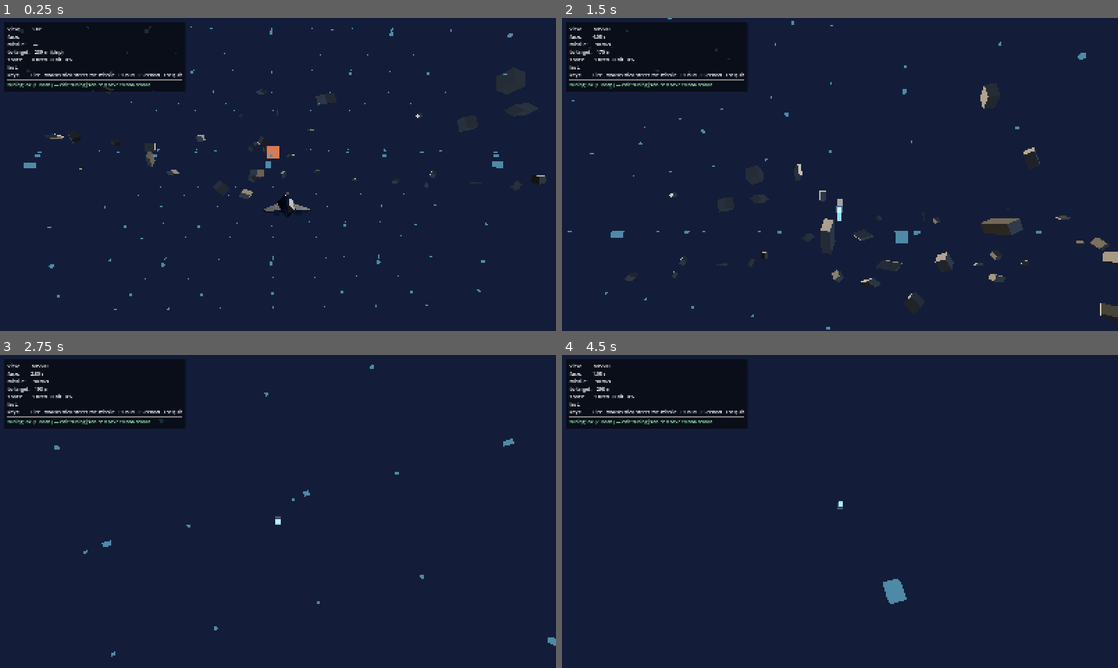
Above: before the commit, frames 1-4 (two rows, left to right).
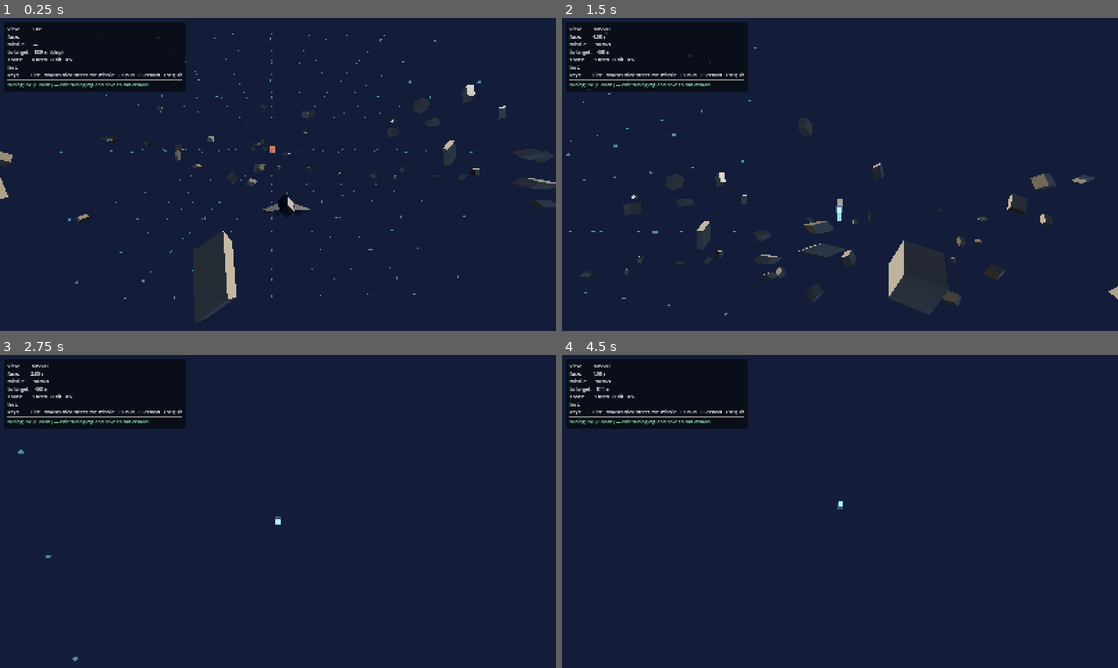
Above: after the commit, the same moments.

Repository: siegfried-martin/TerminalGuidance
Game: Godot game, scene res://scenes/arena.tscn
Same seed, same stepped clock (60 frames per second), same inputs: the game is played once before the commit and once after it.
Inputs (mouse positions are in pixels of both pictures, inside the frame that each line leads up to):
- Up to frame 1 (0.25 s): no input
- Up to frame 2 (1.5 s): move the mouse to (962, 158) at 0.52 s; hold Right (missile_right) 0.53-1.28 s; hold Space (fire) 0.53-1.28 s; click (962, 158) at 0.67 s; move the mouse to (812, 174) at 1.27 s; hold Up (missile_up) from 1.28 s (still down); tap S (cam_back) at 1.35 s; click (812, 174) at 1.42 s
- Up to frame 3 (2.75 s): keep holding Up (missile_up); tap Space (fire) at 1.55, 2.3 s; move the mouse to (289, 505) at 2.02 s; hold Shift (cam_boost) from 2.03 s (still down); click (289, 505) at 2.17 s
- Up to frame 4 (4.5 s): keep holding Up (missile_up); move the mouse to (834, 517) at 2.77 s; release Shift (cam_boost) at 2.78 s; tap Q (cam_down) at 2.85 s; click (834, 517) at 2.92 s; tap Space (fire) at 3.05 s; move the mouse to (878, 514) at 3.52 s; hold Space (fire) 3.53-4.28 s; tap W (cam_forward) at 3.6 s; click (878, 514) at 3.67 s; tap F5 (debug_reload_tuning) at 4.15 s; move the mouse to (795, 508) at 4.27 s; tap A (cam_left) at 4.35 s; click (795, 508) at 4.42 s

The runs differ from the first frame. In frame 1, 2.4% of the frame differs, in the area x 0-100%, y 2-97%; in frame 2, 3.3%, in the area x 0-100%, y 0-100%; in frame 3, 0.3%; in frame 4, 0.3%.

Commit message:
Tuning file becomes a ConfigFile so every value carries a comment
tuning.json -> tuning.cfg, parsed by Godot's built-in ConfigFile. Comments start
with ';' and sit at the end of the value line, so a section still fits on screen
— tuning is comparative, and scrolling between base_speed, turn_rate and
fuse_seconds to read what they mean breaks the comparison.

Section names map onto the existing lookup paths, so no call site changed:
Tuning.num("ship/arc_speed") reads key arc_speed from [ship].

Verified against the engine rather than assumed:
- ';' inline comments parse; '#' does NOT — it is swallowed into the next key and
  corrupts the file with no obvious error. make check now fails on any '#' that
  is outside a quoted string, because the failure is otherwise silent (the proof:
  a stray '#' on the arc_speed line made ship/standoff_distance vanish).
- Semicolons inside quoted strings are safe.
- Vector3(x, y, z) is a real literal now, not a three-element array.
- Colours stay hex strings. ConfigFile's Color() wants four float components,
  which is not a form anyone wants to hand-edit.
- A truncated value mid-save returns error 43, which the loader treats as "keep
  the previous values" — confirmed live by editing the file under a running
  instance and watching it hold, then recover on the next valid save.

Chose ConfigFile over stripping comments out of JSON before parsing: that is a
parser we would then own, reporting errors against line numbers that no longer
match the file.

ADR 0033 records the format. ADR 0026 is untouched apart from a pointer note —
the decision there (one hot-reloading file, no defaults on the getters) is
unchanged; only the serialisation is.

Carries forward the standoff_distance 540 and mouse_sensitivity 0.20 values from
the live tuning session rather than reverting them to the committed defaults.

Co-Authored-By: Claude Opus 5 <noreply@anthropic.com>
Claude-Session: https://claude.ai/code/session_019cuQQCjeCs6uUkR5mGqxxa

Diff:
--- a/scripts/autoload/tuning.gd
+++ b/scripts/autoload/tuning.gd
@@ -1,5 +1,5 @@
 extends Node
-## Loads `tuning.json` and hot-reloads it whenever the file changes on disk.
+## Loads `tuning.cfg` and hot-reloads it whenever the file changes on disk.
 ##
 ## The feel-parameter law (see CLAUDE.md): no gameplay-feel constant may appear
 ## in code. Read every feel value through this singleton, at the point of use.
@@ -10,11 +10,11 @@
 
 signal reloaded
 
-const PATH := "res://tuning.json"
+const PATH := "res://tuning.cfg"
 ## Infrastructure constant, not a feel value: how often the file is stat'd.
 const POLL_INTERVAL_SEC := 0.25
 
-var _data: Dictionary = {}
+var _config := ConfigFile.new()
 var _missing: Dictionary = {}
 var _last_mtime: int = 0
 var _poll_accum: float = 0.0
@@ -41,18 +41,15 @@
 ## Re-read the file. Safe to call at any time; bound to F5 as well as the poll.
 func reload() -> void:
 	var mtime := FileAccess.get_modified_time(PATH)
-	var text := FileAccess.get_file_as_string(PATH)
-	if text.is_empty():
-		_fail("cannot read %s (error %d)" % [PATH, FileAccess.get_open_error()])
-		return
-	var parsed: Variant = JSON.parse_string(text)
-	if typeof(parsed) != TYPE_DICTIONARY:
-		# Keep the previous values. A half-written file mid-save must not wipe
-		# tuning out from under a running session.
-		_fail("%s is not valid JSON; keeping previous values" % PATH)
+	# Parse into a throwaway first. A half-written file mid-save must not wipe
+	# tuning out from under a running session.
+	var candidate := ConfigFile.new()
+	var err := candidate.load(PATH)
+	if err != OK:
+		_fail("%s failed to parse (error %d); keeping previous values" % [PATH, err])
 		_last_mtime = mtime
 		return
-	_data = parsed as Dictionary
+	_config = candidate
 	_last_mtime = mtime
 	_load_error = ""
 	_missing.clear()
@@ -90,21 +87,24 @@
 	return String(v) if typeof(v) == TYPE_STRING else ""
 
 
-## Reads "#rrggbb" / "#rrggbbaa" / a named color.
+## Reads a hex string: "#rrggbb" or "#rrggbbaa".
+##
+## Colours stay strings rather than ConfigFile's Color() literal, which needs four
+## float components — "#c9ccd2" is the form a human can read and edit.
 func color(path: String) -> Color:
-	var s := text(path)
-	if s.is_empty():
+	var value := text(path)
+	if value.is_empty():
 		return Color.MAGENTA  # loud on purpose
-	return Color(s)
+	return Color(value)
 
 
-## Reads a 3-element array [x, y, z].
+## Reads a Vector3(x, y, z) literal.
 func vec3(path: String) -> Vector3:
 	var v: Variant = _lookup(path)
-	if typeof(v) == TYPE_ARRAY and (v as Array).size() == 3:
-		var a := v as Array
-		return Vector3(float(a[0]), float(a[1]), float(a[2]))
-	_note_missing(path, "expected [x, y, z]")
+	if typeof(v) == TYPE_VECTOR3:
+		return v as Vector3
+	if v != null:
+		_note_missing(path, "expected Vector3(x, y, z), got %s" % type_string(typeof(v)))
 	return Vector3.ZERO
 
 
@@ -139,16 +139,16 @@
 	return v
 
 
+## `path` is "section/key". A key may itself contain slashes — only the first
+## segment is the section — so "camera/ship/follow_distance" would look up key
+## "ship/follow_distance" in section [camera] if the file were ever nested deeper.
 func _lookup_quiet(path: String) -> Variant:
-	var node: Variant = _data
-	for part in path.split("/", false):
-		if typeof(node) != TYPE_DICTIONARY:
-			return null
-		var d := node as Dictionary
-		if not d.has(part):
-			return null
-		node = d[part]
-	return node
+	var split := path.split("/", false, 1)
+	if split.size() != 2:
+		return null
+	if not _config.has_section_key(split[0], split[1]):
+		return null
+	return _config.get_value(split[0], split[1])
 
 
 func _note_missing(path: String, why: String) -> void:
--- a/scripts/debug/debug_hud.gd
+++ b/scripts/debug/debug_hud.gd
@@ -87,7 +87,7 @@
 		_status.text = "tuning: MISSING KEYS — " + ", ".join(missing)
 		_status.add_theme_color_override("font_color", _MISSING_COLOR)
 	else:
-		_status.text = "tuning: ok (%d loads) — edit tuning.json and save to hot-reload" % Tuning.reload_count()
+		_status.text = "tuning: ok (%d loads) — edit tuning.cfg and save to hot-reload" % Tuning.reload_count()
 		_status.add_theme_color_override("font_color", _OK_COLOR)
 
 
--- a/scripts/debug/free_camera.gd
+++ b/scripts/debug/free_camera.gd
@@ -5,7 +5,7 @@
 ##
 ## This is a debug tool, not the game's camera and not a flight model. The
 ## mothership and missile cameras in the POC are separate and will not inherit
-## from this. Its speeds still come from tuning.json, because anything the
+## from this. Its speeds still come from tuning.cfg, because anything the
 ## developer will want to nudge while looking at the screen belongs there.
 
 var _yaw: float = 0.0
--- a/scripts/sandbox/sandbox.gd
+++ b/scripts/sandbox/sandbox.gd
@@ -1,6 +1,6 @@
 extends Node3D
 ## The sandbox scene. Everything visible here is constructed in code from
-## tuning.json — the .tscn is an empty shell holding this script and nothing
+## tuning.cfg — the .tscn is an empty shell holding this script and nothing
 ## else. That is the project's scene policy: the editor is a viewer, and a
 ## scene diff should never be the place a design decision hides.
 ##
--- a/scripts/view/chase_camera.gd
+++ b/scripts/view/chase_camera.gd
@@ -4,7 +4,7 @@
 ## the missile view; the difference between them is entirely tuning values.
 ##
 ## Follow lag is the single most feel-critical value in the file and therefore
-## lives in tuning.json like everything else. The camera reads its own numbers
+## lives in tuning.cfg like everything else. The camera reads its own numbers
 ## through a key prefix so one class can serve both views.
 
 var subject: Node3D
--- a/tools/tests/test_runner.gd
+++ b/tools/tests/test_runner.gd
@@ -14,7 +14,7 @@
 const GODOT3_DENYLIST := "res://tools/tests/godot3_denylist.json"
 
 ## Tuning keys the sandbox needs. Keeping the list here means a rename in
-## tuning.json fails the build instead of silently zeroing a feel value.
+## tuning.cfg fails the build instead of silently zeroing a feel value.
 const REQUIRED_TUNING_KEYS: Array[String] = [
 	"missile/base_speed", "missile/turn_rate_deg_per_sec", "missile/fuse_seconds",
 	"missile/velocity_inheritance",
@@ -59,6 +59,7 @@
 func _ready() -> void:
 	print("── missile rider: headless checks ──")
 	_test_tuning()
+	_test_tuning_file_hygiene()
 	_test_bindings()
 	_test_scripts_compile()
 	_test_no_godot3_api()
@@ -77,9 +78,36 @@
 # --- checks ------------------------------------------------------------------
 
 func _test_tuning() -> void:
-	_expect(Tuning.load_error().is_empty(), "tuning.json parses", Tuning.load_error())
+	_expect(Tuning.load_error().is_empty(), "tuning.cfg parses", Tuning.load_error())
 	for key in REQUIRED_TUNING_KEYS:
-		_expect(Tuning.has(key), "tuning key present: " + key, "missing from tuning.json")
+		_expect(Tuning.has(key), "tuning key present: " + key, "missing from tuning.cfg")
+
+
+## `#` is not a comment character in a ConfigFile — it is parsed into the next key
+## and corrupts the file with no obvious error (ADR 0033). It is legitimate inside
+## a quoted string, which is how hex colours are written. Catch the other case.
+func _test_tuning_file_hygiene() -> void:
+	var lines := FileAccess.get_file_as_string(Tuning.PATH).split("\n")
+	var offenders: PackedStringArray = []
+	for i in lines.size():
+		var outside := _outside_quotes(lines[i])
+		var comment_at := outside.find(";")
+		if comment_at >= 0:
+			outside = outside.substr(0, comment_at)
+		if outside.contains("#"):
+			offenders.append("line %d: %s" % [i + 1, lines[i].strip_edges()])
+	_expect(offenders.is_empty(),
+		"tuning.cfg uses ';' for comments, never '#'", ", ".join(offenders))
+
+
+## Everything on the line that is not inside double quotes.
+func _outside_quotes(line: String) -> String:
+	var parts := line.split("\"")
+	var out := ""
+	for i in parts.size():
+		if i % 2 == 0:
+			out += parts[i]
+	return out
 
 
 func _test_bindings() -> void:
--- /dev/null
+++ b/tuning.cfg
@@ -0,0 +1,141 @@
+; ─────────────────────────────────────────────────────────────────────────────
+;  MISSILE RIDER — TUNING
+;
+;  Every gameplay-feel value in the game lives here and nowhere else. Save this
+;  file and a running game picks it up immediately; no restart, no rebuild.
+;
+;  Comments start with ';' and may sit at the end of a value line. '#' is NOT a
+;  comment character here — it gets parsed into the next key and breaks the file.
+;
+;  Types are Godot literals: 90.0 float, 100 int, "text" string, Vector3(x, y, z).
+;  Colours are hex strings.
+;
+;  Nothing here is a decision. These are starting positions for a tuning session.
+;  See CLAUDE.md (feel-parameter law), ADR 0026, ADR 0033.
+; ─────────────────────────────────────────────────────────────────────────────
+
+
+; The missile is the game. Speed against turn rate IS the handling model, and the
+; fuse is the range limit that makes every shot a wager (ADR 0002).
+[missile]
+
+base_speed = 90.0                  ; m/s. Faster is strictly better and harder to fly
+turn_rate_deg_per_sec = 100.0      ; hard cap on turn, whatever the input device asks for
+fuse_seconds = 5.0                 ; flight time before it detonates itself = effective range
+velocity_inheritance = 0.0         ; 0 = arcade, 1 = full ship velocity carried into launch
+
+; Gray-box body. Only reason it exists is so the chase cam has something to sit behind.
+body_length = 2.6                  ; m
+body_width = 0.5                   ; m
+body_color = "#c9ccd2"
+exhaust_length = 2.4               ; m, drawn behind the body
+exhaust_color = "#5ea8ff"
+
+; Detonation marker. Keep end_radius under camera/missile_follow_distance or the
+; camera ends up inside the flash and the screen washes out.
+flash_start_radius = 1.5           ; m
+flash_end_radius = 9.0             ; m
+flash_seconds = 0.45               ; how long it expands and fades
+flash_color = "#ffd9a0"            ; on a hit
+flash_color_dud = "#6b7d92"        ; on a fuse expiry
+
+
+; The mothership under its one autopilot behaviour: a slow arc at standoff with
+; the nose held on the target. Not a flight model, not an AI (ADR 0013).
+[ship]
+
+arc_speed = 14.0                   ; m/s along the arc. Drives how much launch geometry varies
+standoff_distance = 540.0          ; m the autopilot holds. Compare against missile reach!
+muzzle_offset = 6.0                ; m ahead of the ship that a missile appears
+hull_scale = 2.0
+hull_tint = "#8f9aa6"
+metallic = 0.12                    ; keep low: an empty environment gives metal nothing to reflect
+roughness = 0.55
+
+
+; One dumb target. Drifts, turns at its patrol bounds, and nothing else — return
+; fire and blockers are POC steps 7 and 8.
+[enemy]
+
+radius = 9.0                       ; m. This is the hit sphere, not just the art size
+drift_speed = 6.0                  ; m/s
+spin_deg_per_sec = 6.0             ; cosmetic, makes it read as an object not a decal
+patrol_half_extent = 120.0         ; m from arena centre before it turns around
+hull_color = "#c2603f"
+hull_emission = 0.9                ; high on purpose: it has to be findable at standoff range
+
+
+[camera]
+
+fov_base = 70.0                    ; degrees
+return_delay_sec = 0.7             ; how long the detonation is watched before cutting back
+missile_view_mode = "cut"          ; "cut" is the only mode implemented; PiP is POC step 9
+
+; Ship view. Distance and height are relative to the ship's own axes.
+ship_follow_distance = 26.0        ; m behind
+ship_follow_height = 7.0           ; m above
+ship_follow_lag = 6.0              ; higher = snappier, lower = floatier
+ship_look_ahead = 30.0             ; m ahead of the ship that the camera aims at
+
+; Missile view. This is the feel-critical one — the 8 seconds happen here.
+missile_follow_distance = 14.0     ; m behind
+missile_follow_height = 2.8        ; m above. Puts the missile low in frame, target above it
+missile_follow_lag = 14.0          ; snappier than the ship cam; lag reads as sloppy at speed
+missile_look_ahead = 26.0          ; m ahead. Lower = missile more centred, less of the approach
+
+; Debug fly-cam, sandbox scene only. Not the game's camera.
+free_move_speed = 14.0             ; m/s
+free_boost_multiplier = 4.0        ; while Shift is held
+free_look_sensitivity = 0.18       ; degrees per pixel
+free_move_smoothing = 12.0
+start_position = Vector3(8.0, 3.2, -9.5)
+start_look_at = Vector3(0.0, 0.0, 0.0)
+
+
+; Both devices are capped by missile/turn_rate_deg_per_sec, so neither can ask for
+; a turn the other cannot.
+[controls]
+
+mouse_sensitivity = 0.20           ; degrees of turn per pixel of mouse movement
+stick_sensitivity = 1.0            ; multiplier on the stick's share of the turn rate
+deadzone = 0.15                    ; rescaled past the edge, so first input is not a step
+
+
+[arena]
+
+; Marker lattice: near-field speed reference. Count is per axis, so 7 means 7³.
+marker_spacing = 90.0              ; m between markers
+marker_count_per_axis = 7          ; 7³ = 343 markers, one draw call
+marker_size = 2.2                  ; m
+marker_color = "#3f6c84"
+
+background_color = "#05070c"
+ambient_energy = 0.5
+key_light_energy = 2.2
+key_light_angles_deg = Vector3(-30.0, 145.0, 0.0)    ; pitch, yaw, roll
+fill_light_energy = 0.55
+fill_light_angles_deg = Vector3(14.0, -35.0, 0.0)
+
+; Reference rocks: far-field speed reference. inner_radius must stay OUTSIDE the
+; engagement volume — rocks inside it read as cover and as obstacles a missile
+; should hit, and they have no collision (ADR 0032).
+rock_count = 120
+rock_inner_radius = 420.0          ; m from arena centre
+rock_outer_radius = 1600.0         ; m
+rock_slab_half_height = 220.0      ; m above and below the plane
+rock_min_size = 8.0                ; m
+rock_max_size = 46.0               ; m
+rock_color = "#6d675c"
+rock_seed = 20260823               ; fixed, so the arena is identical between runs
+
+
+; Sandbox scene only — the asset-inspection harness, not the game.
+[probe]
+
+scale = 2.0
+spin_deg_per_sec = 18.0
+bob_amplitude = 0.6                ; m
+bob_period_sec = 6.0
+hull_tint = "#8f9aa6"
+metallic = 0.12
+roughness = 0.55
--- a/tuning.json
+++ /dev/null
@@ -1,102 +0,0 @@
-{
-  "_note": "Every gameplay-feel value in the game lives here and nowhere else. Saving this file hot-reloads it into a running game; no restart. See CLAUDE.md (feel-parameter law) and ADR 0026. Values below are starting positions for a tuning session, not decisions.",
-
-  "missile": {
-    "base_speed": 90.0,
-    "turn_rate_deg_per_sec": 100.0,
-    "fuse_seconds": 5.0,
-    "velocity_inheritance": 0.0,
-
-    "body_length": 2.6,
-    "body_width": 0.5,
-    "body_color": "#c9ccd2",
-    "exhaust_length": 2.4,
-    "exhaust_color": "#5ea8ff",
-
-    "flash_start_radius": 1.5,
-    "flash_end_radius": 9.0,
-    "flash_seconds": 0.45,
-    "flash_color": "#ffd9a0",
-    "flash_color_dud": "#6b7d92"
-  },
-
-  "ship": {
-    "arc_speed": 14.0,
-    "standoff_distance": 240.0,
-    "muzzle_offset": 6.0,
-    "hull_scale": 2.0,
-    "hull_tint": "#8f9aa6",
-    "metallic": 0.12,
-    "roughness": 0.55
-  },
-
-  "enemy": {
-    "radius": 9.0,
-    "drift_speed": 6.0,
-    "spin_deg_per_sec": 6.0,
-    "patrol_half_extent": 120.0,
-    "hull_color": "#c2603f",
-    "hull_emission": 0.9
-  },
-
-  "camera": {
-    "fov_base": 70.0,
-    "return_delay_sec": 0.7,
-    "missile_view_mode": "cut",
-
-    "ship_follow_distance": 26.0,
-    "ship_follow_height": 7.0,
-    "ship_follow_lag": 6.0,
-    "ship_look_ahead": 30.0,
-
-    "missile_follow_distance": 14.0,
-    "missile_follow_height": 2.8,
-    "missile_follow_lag": 14.0,
-    "missile_look_ahead": 26.0,
-
-    "free_move_speed": 14.0,
-    "free_boost_multiplier": 4.0,
-    "free_look_sensitivity": 0.18,
-    "free_move_smoothing": 12.0,
-    "start_position": [8.0, 3.2, -9.5],
-    "start_look_at": [0.0, 0.0, 0.0]
-  },
-
-  "controls": {
-    "mouse_sensitivity": 0.28,
-    "stick_sensitivity": 1.0,
-    "deadzone": 0.15
-  },
-
-  "arena": {
-    "marker_spacing": 90.0,
-    "marker_count_per_axis": 7,
-    "marker_size": 2.2,
-    "marker_color": "#3f6c84",
-    "background_color": "#05070c",
-    "ambient_energy": 0.5,
-    "key_light_energy": 2.2,
-    "key_light_angles_deg": [-30.0, 145.0, 0.0],
-    "fill_light_energy": 0.55,
-    "fill_light_angles_deg": [14.0, -35.0, 0.0],
-
-    "rock_count": 120,
-    "rock_inner_radius": 420.0,
-    "rock_outer_radius": 1600.0,
-    "rock_slab_half_height": 220.0,
-    "rock_min_size": 8.0,
-    "rock_max_size": 46.0,
-    "rock_color": "#6d675c",
-    "rock_seed": 20260823
-  },
-
-  "probe": {
-    "scale": 2.0,
-    "spin_deg_per_sec": 18.0,
-    "bob_amplitude": 0.6,
-    "bob_period_sec": 6.0,
-    "hull_tint": "#8f9aa6",
-    "metallic": 0.12,
-    "roughness": 0.55
-  }
-}
Not shown, changed: CLAUDE.md
Not shown, changed: STATUS.md
Not shown, changed: decisions/0026-feel-values-in-tuning-json.md
Not shown, added: decisions/0033-tuning-file-is-a-configfile.md
Not shown, changed: decisions/README.md
